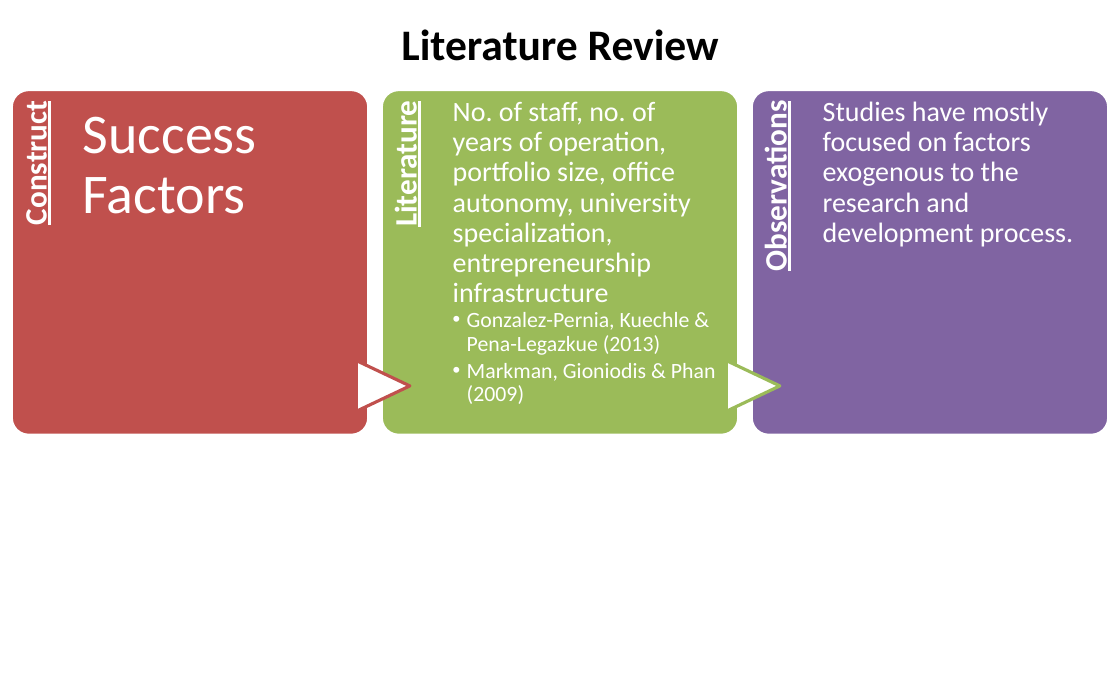
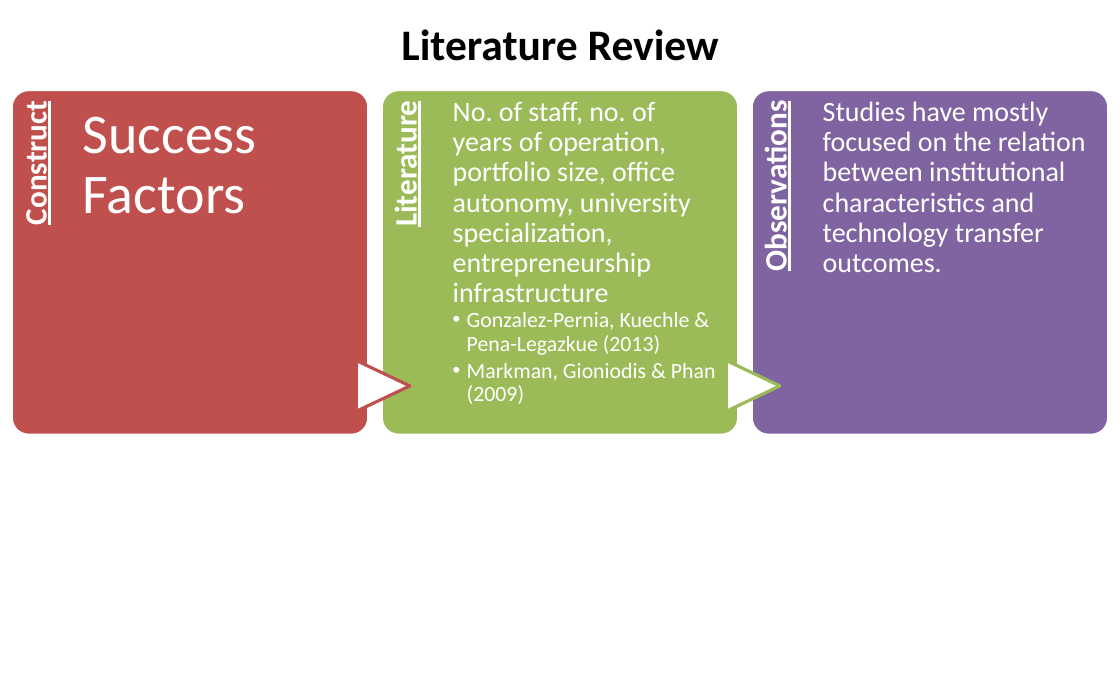
Before and after one commit to SLU-Courses-Townes/SOC5600, a slide deck: slide 12 of FinalProject/Presentation/Townes_SOC5600_FinalProject_Presentation.pptx. Drawn at 1120x700 pixels with LibreOffice and Linux fonts; fonts in the diff are those of the drawing. Boxes give left, top, right and bottom in pixels: in the first picture for what was removed or moved away, otherwise in the second. Text is boxed around its words. In the diff, an @@ line names an element or a change of style, - is before the commit and + after.

```diff
--- a/FinalProject/Presentation/Townes_SOC5600_FinalProject_Presentation.pptx
+++ b/FinalProject/Presentation/Townes_SOC5600_FinalProject_Presentation.pptx
@@ text at [823, 101, 1086, 272]: text changed @@
-Studies have mostly focused on factors exogenous to the research and development process.
+Studies have mostly focused on the relation between institutional characteristics and technology transfer outcomes.
```
Also in this commit, not shown: 10 other slides changed.
